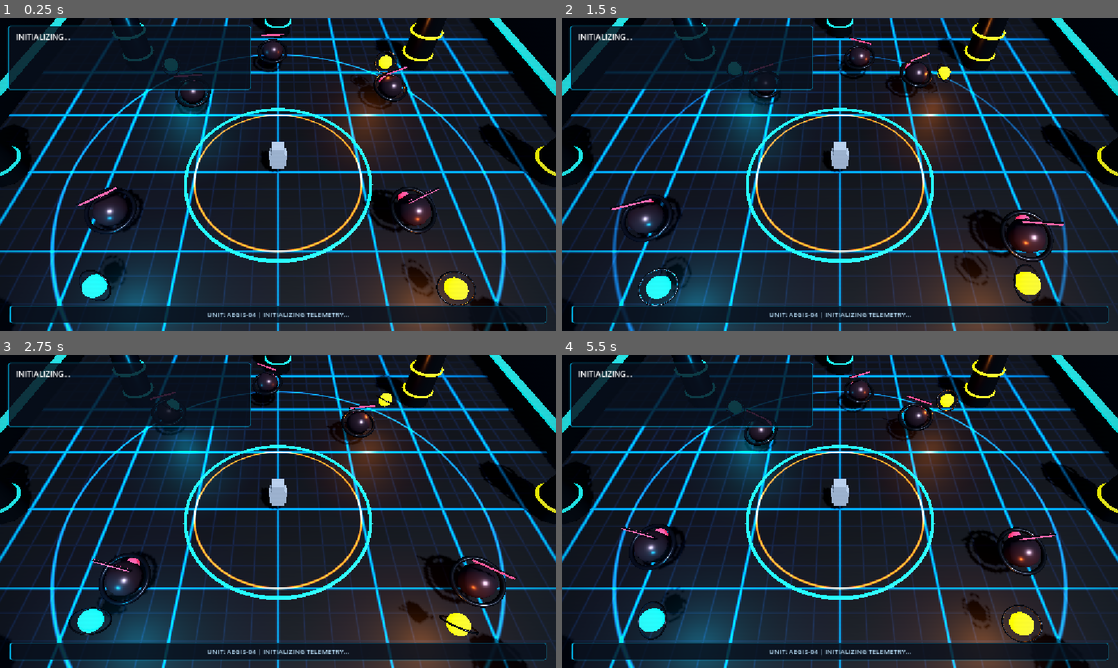
Above: before the commit, frames 1-4 (two rows, left to right).
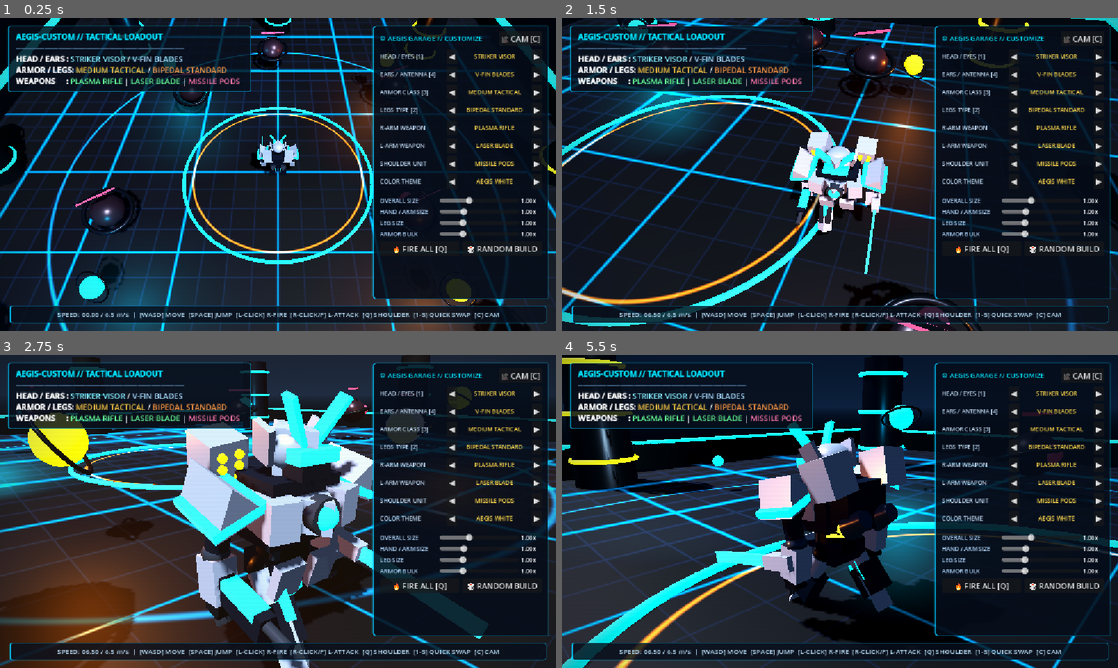
Above: after the commit, the same moments.

Repository: kokonokatoka/K.4.1.2
Game: Godot game, scene res://scenes/main.tscn
Same seed, same stepped clock (60 frames per second), same inputs: the game is played once before the commit and once after it.
Inputs (mouse positions are in pixels of both pictures, inside the frame that each line leads up to):
- Up to frame 1 (0.25 s): no input
- Up to frame 2 (1.5 s): tap Enter at 0.5 s; move the mouse to (962, 158) at 0.52 s; hold D 0.53-1.28 s; tap B at 0.6 s; click (962, 158) at 0.67 s; tap Space at 0.77 s; move the mouse to (728, 190) at 1.27 s; hold S from 1.28 s (still down); tap C at 1.35 s
- Up to frame 3 (2.75 s): tap Space at 1.52 s; move the mouse to (333, 442) at 2.02 s; release S at 2.03 s; hold D from 2.03 s (still down); tap E at 2.1 s
- Up to frame 4 (5.5 s): move the mouse to (812, 574) at 2.77 s; release D at 2.78 s; hold W 2.78-3.53 s; tap F at 2.85 s; click (812, 574) at 2.92 s; tap Space at 3.02, 3.77, 4.52 s; move the mouse to (1006, 558) at 3.52 s; hold A 3.53-5.03 s; tap G at 3.6 s; move the mouse to (673, 464) at 4.27 s; tap H at 4.35 s; move the mouse to (867, 511) at 5.02 s; hold S from 5.03 s (still down); tap I at 5.1 s; click (867, 511) at 5.17 s

The runs differ from the first frame. In frame 1, 31% of the frame differs, in the area x 0-100%, y 0-100%; in frame 2, 49%; in frame 3, 65%; in frame 4, 60%.
Error before the commit: Parse Error: Cannot infer the type of "ang_z" variable because the value doesn't have a set type. (res://scripts/player.gd:491)

Commit message:
Fix GDScript type inference parse error in wing builder so script loads cleanly

Diff:
--- a/scripts/player.gd
+++ b/scripts/player.gd
@@ -487,9 +487,10 @@
 	var bw2 := Node3D.new()
 	bp.add_child(bw2)
 	for s in [-1.0, 1.0]:
+		var side_f: float = float(s)
 		for w_idx in range(3):
-			var ang_z := s * (-35.0 - float(w_idx) * 22.0)
-			var wing := _add_box(bw2, Vector3(0.10, 1.15, 0.32), Vector3(s * 0.55, 0.35 + float(w_idx) * 0.12, 0.12), Vector3(-18, 0, ang_z), mat_primary)
+			var ang_z: float = side_f * (-35.0 - float(w_idx) * 22.0)
+			var wing := _add_box(bw2, Vector3(0.10, 1.15, 0.32), Vector3(side_f * 0.55, 0.35 + float(w_idx) * 0.12, 0.12), Vector3(-18, 0, ang_z), mat_primary)
 			_add_box(wing, Vector3(0.04, 1.35, 0.42), Vector3(0, 0.1, 0.18), Vector3.ZERO, mat_blade)
 	back_wpn_models.append(bw2)
 
@@ -994,18 +995,21 @@
 			projectiles.remove_at(i)
 			continue
 
+		var cur_vel: Vector3 = p["vel"]
 		if p["homing"] and arena_main and arena_main.has_method("get_nearest_target_pos"):
 			var target_pos: Vector3 = arena_main.get_nearest_target_pos(n.global_position)
 			var desired_dir := (target_pos - n.global_position).normalized()
-			var cur_vel: Vector3 = p["vel"]
-			p["vel"] = cur_vel.lerp(desired_dir * 26.0, 7.5 * delta)
-
-		n.global_position += p["vel"] * delta
+			cur_vel = cur_vel.lerp(desired_dir * 26.0, 7.5 * delta)
+			p["vel"] = cur_vel
+
+		n.global_position += cur_vel * delta
 
 		# 着弾判定（敵ドローン または 地面）
 		var hit := false
+		var rad_f: float = p["radius"]
+		var dmg_f: float = p["dmg"]
 		if arena_main and arena_main.has_method("check_hit_targets"):
-			if arena_main.check_hit_targets(n.global_position, p["radius"] + 0.35, p["dmg"]):
+			if arena_main.check_hit_targets(n.global_position, rad_f + 0.35, dmg_f):
 				hit = true
 		if n.global_position.y <= 0.1:
 			hit = true
Not shown: 1 places in scenes/main.tscn that only renumber resources
